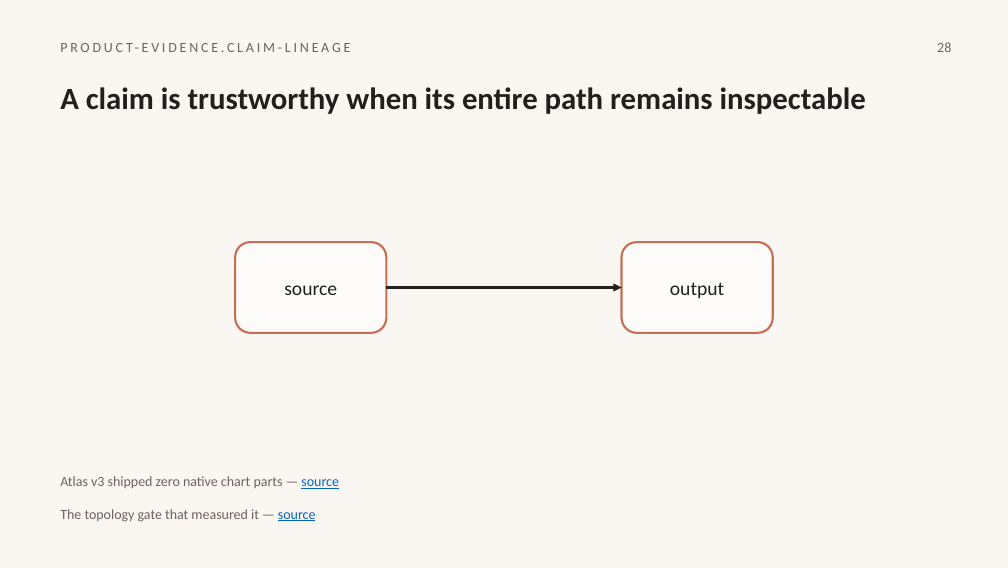
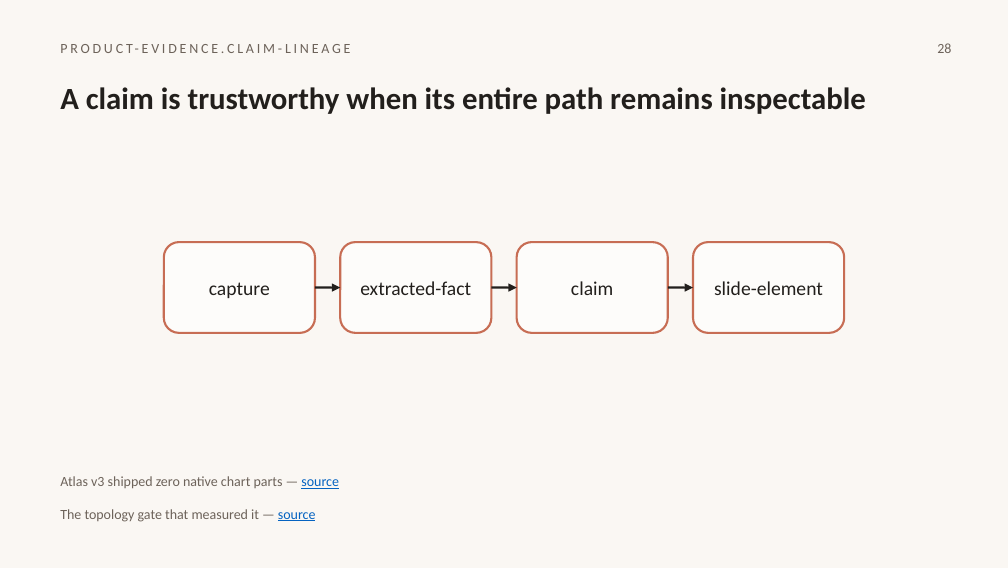
Before and after one commit to HomenShum/NodeSlide, a slide deck: slide 28 of outputs/atlas-v3-native/roundtrip-ppt.pptx. Drawn at 1008x568 pixels with LibreOffice and Linux fonts; fonts in the diff are those of the drawing. Boxes give left, top, right and bottom in pixels: in the first picture for what was removed or moved away, otherwise in the second. Text is boxed around its words. In the diff, an @@ line names an element or a change of style, - is before the commit and + after.

```diff
--- a/outputs/atlas-v3-native/roundtrip-ppt.pptx
+++ b/outputs/atlas-v3-native/roundtrip-ppt.pptx
@@ rounded rectangle: place and size @@
-rounded rectangle at [235, 242, 386, 333]
+rounded rectangle at [164, 242, 316, 333]
@@ rounded rectangle at [164, 242, 316, 333]: proportions changed @@
@@ rounded rectangle added at [341, 242, 492, 333], fill #FDFCFA, outline #C76D54 1.5 pt @@
@@ rounded rectangle added at [517, 242, 668, 333], fill #FDFCFA, outline #C76D54 1.5 pt @@
@@ rounded rectangle at [694, 242, 845, 333]: proportions changed @@
@@ rounded rectangle: place and size @@
-rounded rectangle at [622, 242, 773, 333]
+rounded rectangle at [694, 242, 845, 333]
@@ text added at [209, 282, 270, 298], 14 pt, text #221F1C @@
+capture
@@ text removed at [284, 285, 337, 295] @@
-source
@@ arrow added from (314, 287) to (341, 287), #221F1C 1.5 pt @@
@@ text added at [360, 281, 471, 295], 14 pt, text #221F1C @@
+extracted-fact
@@ arrow moved from (386, 287) - (622, 287) to (491, 287) - (517, 287) @@
@@ text added at [571, 281, 613, 295], 14 pt, text #221F1C @@
+claim
@@ arrow added from (667, 287) to (694, 287), #221F1C 1.5 pt @@
@@ text removed at [670, 282, 724, 298] @@
-output
@@ text added at [714, 281, 823, 295], 14 pt, text #221F1C @@
+slide-element
```
Also in this commit, not shown: 30 other slides changed.
